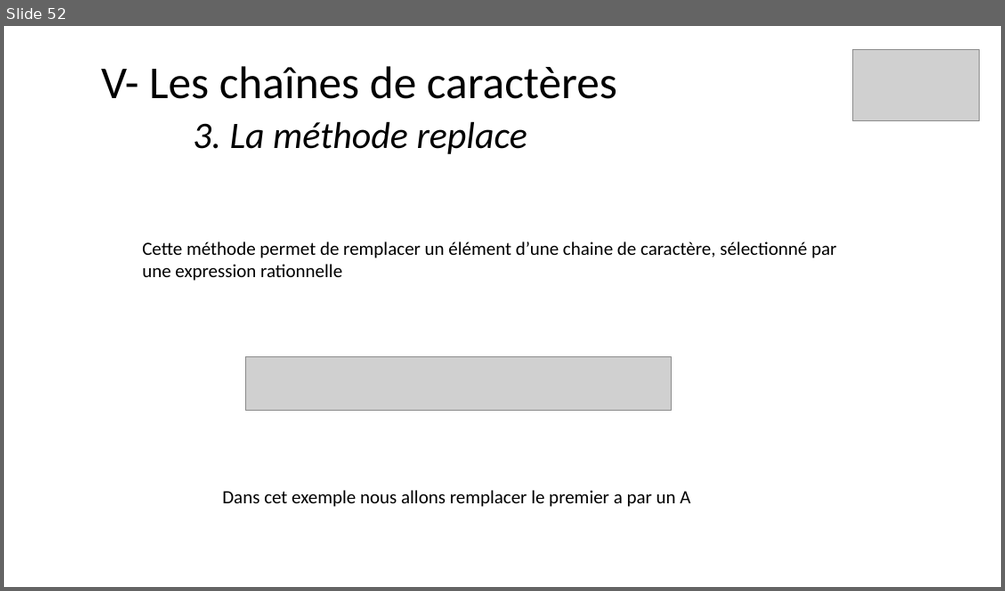
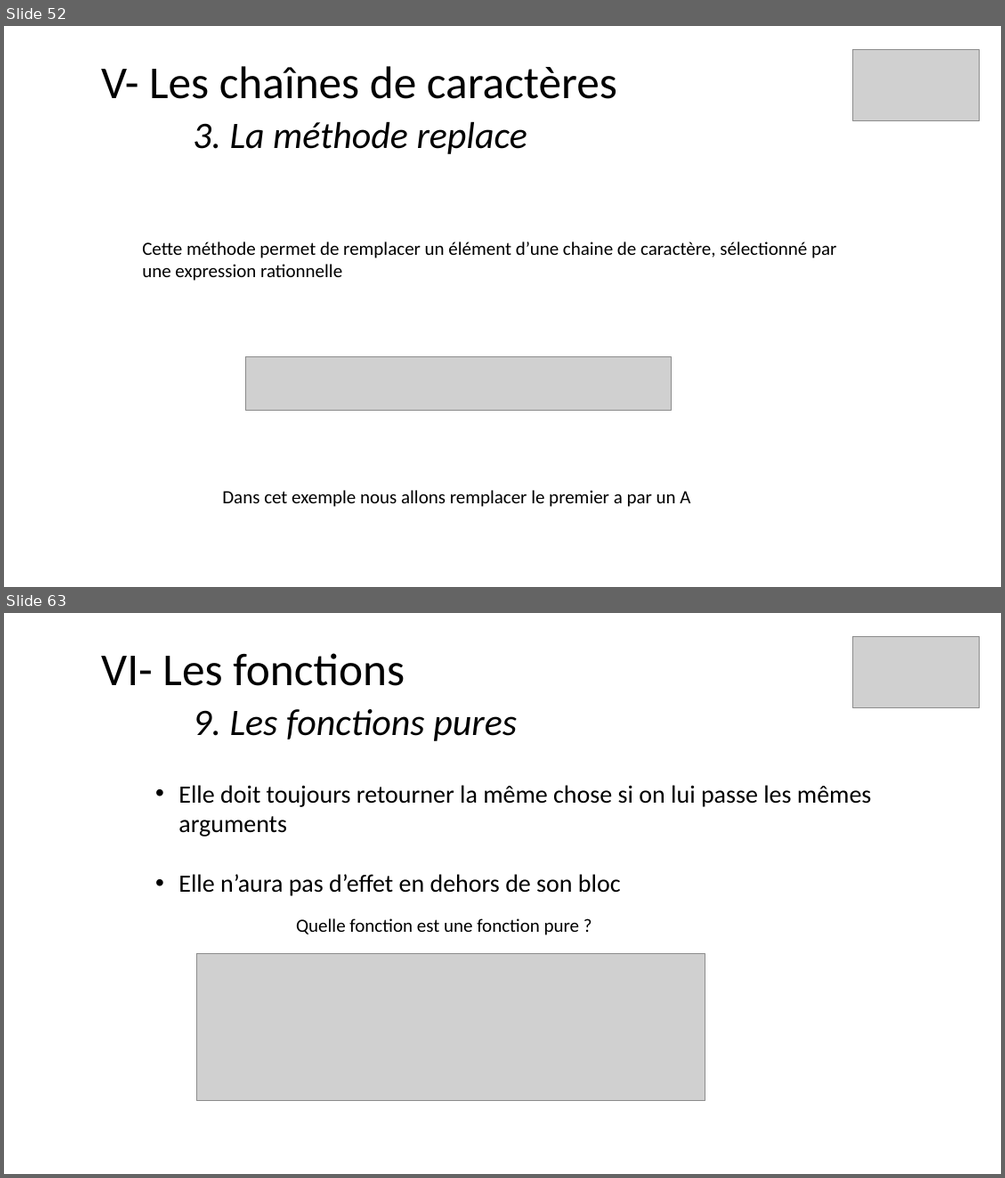
Before and after one commit to ArMb57/JavaScript, a slide deck: cours.pptx. Shown one above the other, each under a label of ours: slide 52 before the commit, slides 52 and 63 after it; the slides between them are not shown. The pictures are 1005x591 and 1005x1178 pixels, drawn with LibreOffice and Linux fonts; fonts in the diff are those of the drawing; grey boxes stand for pictures. Boxes give left, top, right and bottom in pixels: in the first picture for what was removed or moved away, otherwise in the second. Text is boxed around its words. In the diff, an @@ line names an element or a change of style, - is before the commit and + after.

Commit message:
Les fonctions

```diff
--- a/cours.pptx
+++ b/cours.pptx
@@ slide 63 added at <box>4,613,1001,1174</box>, background #FFFFFF @@
@@ picture added at <box>853,636,979,708</box> @@
@@ title added at <box>101,653,517,741</box>, 36 pt, text #000000, italic @@
+VI- Les fonctions
+9. Les fonctions pures
@@ text added at <box>178,785,872,896</box>, 24 pt, text #000000 @@
+• Elle doit toujours retourner la même chose si on lui passe les mêmes arguments
+• Elle n’aura pas d’effet en dehors de son bloc
@@ text added at <box>296,918,580,935</box>, 18 pt, text #000000 @@
+Quelle fonction est une fonction pure ?
@@ picture added at <box>197,953,705,1100</box> @@
```
Also in this commit, not shown: 1 slide changed, 13 other slides added, 3 other files.
